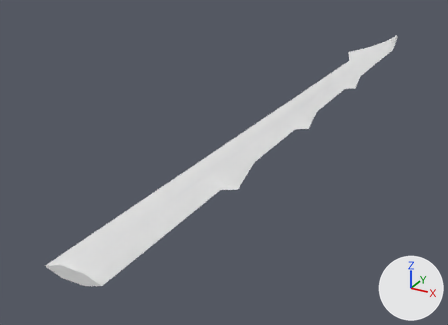
The glTF model godot/assets/waffen/modelle/grossschwertklinge/t6_2.glb, before and after one commit.
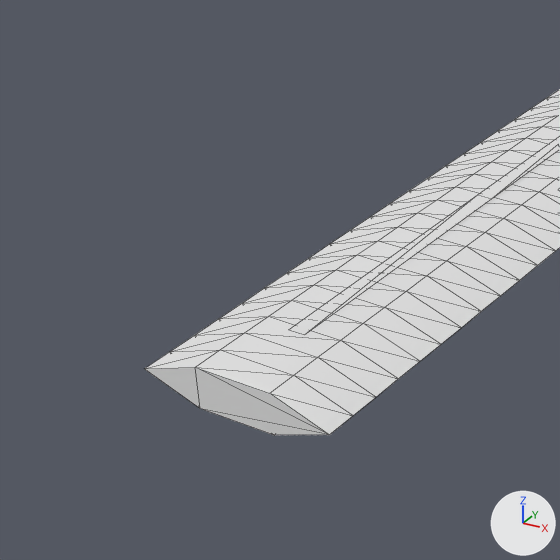
There are two pictures of each version: one whole from a 50 mm camera at (0.361, -0.163, 0.332) aimed at (-0.098, 0.672, -0.086), one close up on the part from 0% to 39% of the width and 47% to 100% of the height. Every picture has the same lights, and +X, +Y and +Z are marked at lower right. The first two pictures are the older version. The close-ups show mesh edges as thin lines. Vertices at exactly the same position are counted once.

Objects in the first close-up: 'grossschwertklinge_t6_2'.
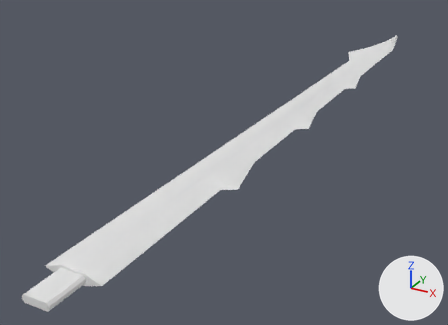
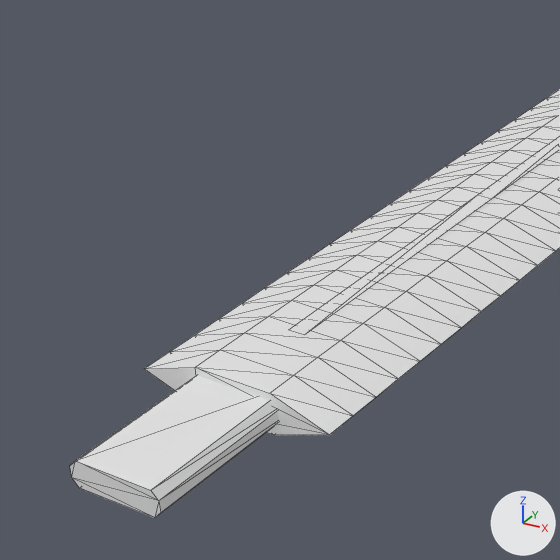
Location of each change, [x1, y1, x2, y2] in pixels of the close-ups (560 x 560 px):
'grossschwertklinge_t6_2', reshaped: before [145, 89, 560, 435]; after [70, 89, 560, 518]
part 1 of me_grossschwertklinge_t6_2, added: after [70, 375, 278, 518]

Patch to the scene script:
```diff
--- a/godot/assets/waffen/modelle/grossschwertklinge/t6_2.glb.py
+++ b/godot/assets/waffen/modelle/grossschwertklinge/t6_2.glb.py
@@ mat_beschlag @@
+mat_beschlag = principled_material('beschlag')
+mat_beschlag.base_color = (0.8, 0.8, 0.8)  # white #e7e7e7
@@ me_grossschwertklinge_t6_2 @@
 # used by ob_grossschwertklinge_t6_2; location = (0.0, 0.0, 0.0)
-me_grossschwertklinge_t6_2.from_pydata(...)  # 697 vertices, 1350 faces; spans x -0.055..0.051, y 0.2..1.384, z -0.008..0.008
+me_grossschwertklinge_t6_2.from_pydata(...)  # 713 vertices, 1378 faces; spans x -0.055..0.051, y 0.152..1.384, z -0.008..0.008
+# me_grossschwertklinge_t6_2 part 1: a new loose piece of 16 vertices spanning x -0.016..0.016, y 0.152..0.21, z -0.005..0.005, in mat_beschlag (white #e7e7e7)
 me_grossschwertklinge_t6_2.materials.append(mat_klinge)
 me_grossschwertklinge_t6_2.materials.append(mat_leucht)
+me_grossschwertklinge_t6_2.materials.append(mat_beschlag)  # white #e7e7e7
```
